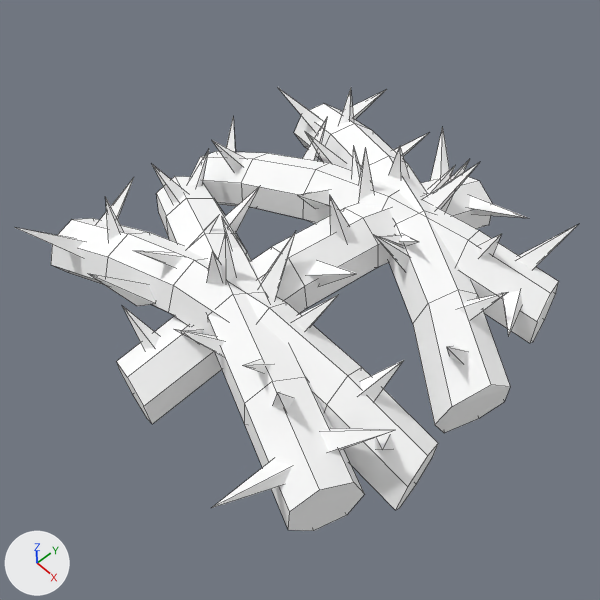
The Blender file scenes/levels/assets/thorns/src/thorns.blend as it was, and as the next commit left it.
The view is the same before and after, from the file's camera 'Camera'. Every picture has the same lights, and +X, +Y and +Z are marked at lower left. Mesh edges are drawn as thin lines.

Names of what the first picture shows: 'ThornsMesh'.
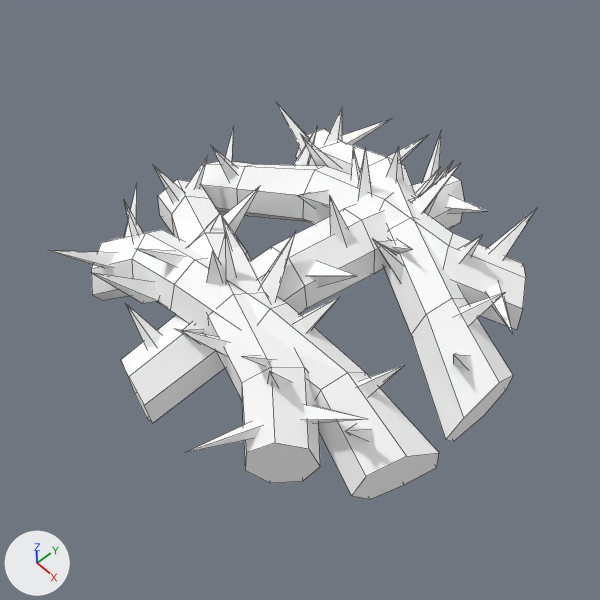
Boxes (x1, y1, x2, y2) around the edits, measured in the pictures (600 x 600 px; the box of a moved part takes in the faces that stretch with it):
'ThornsMesh', reshaped (13% narrower, 10% shorter): before (15, 88, 577, 531); after (48, 102, 537, 499)
part 1 of me_thornsmesh, moved or reshaped: before (188, 150, 209, 187); after (187, 155, 208, 189)
part 2 of me_thornsmesh, moved or reshaped: before (225, 186, 260, 233); after (222, 186, 260, 233)
part 3 of me_thornsmesh, moved or reshaped: before (152, 164, 188, 203); after (154, 166, 184, 203)
part 4 of me_thornsmesh, moved or reshaped: before (205, 215, 219, 231); after (206, 215, 219, 230)
part 5 of me_thornsmesh, moved or reshaped: before (89, 274, 156, 306); after (92, 273, 159, 304)
part 6 of me_thornsmesh, moved or reshaped: before (280, 89, 321, 130); after (276, 102, 310, 152)
part 7 of me_thornsmesh, moved or reshaped: before (459, 292, 508, 320); after (457, 293, 504, 325)
part 8 of me_thornsmesh, moved or reshaped: before (446, 345, 468, 363); after (453, 353, 470, 368)
part 9 of me_thornsmesh, moved or reshaped: before (517, 225, 577, 270); after (488, 208, 537, 260)
part 10 of me_thornsmesh, moved or reshaped: before (212, 140, 245, 171); after (211, 146, 237, 180)
part 11 of me_thornsmesh, moved or reshaped: before (503, 290, 522, 336); after (485, 283, 513, 333)
part 12 of me_thornsmesh, moved or reshaped: before (358, 148, 374, 201); after (358, 149, 371, 199)
part 13 of me_thornsmesh, moved or reshaped: before (123, 307, 159, 349); after (126, 304, 161, 348)
part 14 of me_thornsmesh, moved or reshaped: before (15, 88, 559, 531); after (48, 107, 526, 499)

Patch to the scene script:
```diff
--- a/scenes/levels/assets/thorns/src/thorns.blend.py
+++ b/scenes/levels/assets/thorns/src/thorns.blend.py
@@ me_thornsmesh @@
 # used by ob_thornsmesh; location = (0.0, 0.0, 0.0)
-me_thornsmesh.from_pydata(...)  # 460 vertices, 385 faces; spans x -1.08..1.03, y -1.11..1.22, z -0.02..0.77
+me_thornsmesh.from_pydata(...)  # 460 vertices, 385 faces; spans x -1.03..1.01, y -1.05..1.03, z -0.02..0.77
+# me_thornsmesh part 1: the loose piece of 5 vertices spanning x -0.89..-0.77, y -0.18..0.07, z 0.22..0.5 is multiplied about its middle by the matrix ((0.95, 0.089, 0.059), (-0.086, 0.951, -0.04), (-0.062, 0.035, 0.953)), then moved by (0.02, -0.03, 0.0)
+# me_thornsmesh part 2: the loose piece of 5 vertices spanning x -0.45..-0.3, y -0.3..-0.04, z 0.36..0.64 is moved by (-0.01, 0.01, 0.0)
+# me_thornsmesh part 3: the loose piece of 5 vertices spanning x -0.85..-0.63, y -0.27..-0.13, z 0.3..0.58 is scaled about its middle by (0.858, 0.843, 1), then moved by (-0.01, 0.0, 0.0)
+# me_thornsmesh part 4: the loose piece of 5 vertices spanning x -0.4..-0.26, y -0.58..-0.27, z 0.36..0.6 is multiplied about its middle by the matrix ((0.963, 0.033, 0.002), (-0.033, 0.963, -0.027), (-0.003, 0.027, 0.964)), then moved by (-0.01, 0.01, 0.0)
+# me_thornsmesh part 5: the loose piece of 5 vertices spanning x -0.35..-0.22, y -0.91..-0.65, z 0.38..0.67 is scaled about its middle by (0.897, 1.04, 1), then moved by (0.0, 0.02, 0.0)
+# me_thornsmesh part 6: the loose piece of 5 vertices spanning x -0.94..-0.65, y 0.63..0.83, z 0.32..0.58 is multiplied about its middle by the matrix ((0.903, 0.252, 0.012), (-0.252, 0.899, 0.094), (0.013, -0.093, 0.933)), then moved by (0.11, -0.16, 0.0)
+# me_thornsmesh part 7: the loose piece of 5 vertices spanning x 0.61..0.83, y 0.18..0.3, z 0.3..0.58 is multiplied about its middle by the matrix ((0.97, -0.222, -0.012), (0.222, 0.97, 0.024), (0.006, -0.027, 0.995)), then moved by (0.01, -0.03, 0.0)
+# me_thornsmesh part 8: the loose piece of 5 vertices spanning x 0.74..0.86, y -0.04..0.21, z 0.22..0.5 is multiplied about its middle by the matrix ((0.969, -0.181, -0.043), (0.182, 0.97, 0.005), (0.041, -0.013, 0.986)), then moved by (0.03, -0.01, 0.0)
+# me_thornsmesh part 9: the loose piece of 5 vertices spanning x 0.64..0.8, y 0.58..0.87, z 0.32..0.58 is multiplied about its middle by the matrix ((0.955, -0.325, 0.041), (0.325, 0.956, 0.011), (-0.042, 0.003, 1.009)), then moved by (-0.14, -0.07, 0.0)
+# me_thornsmesh part 10: the loose piece of 5 vertices spanning x -0.8..-0.65, y 0.06..0.29, z 0.3..0.58 is scaled about its middle by (0.9, 0.678, 1), then moved by (0.03, -0.07, 0.0)
+# me_thornsmesh part 11: the loose piece of 5 vertices spanning x 0.68..0.92, y 0.22..0.59, z 0.3..0.45 is multiplied about its middle by the matrix ((0.937, -0.328, -0.016), (0.328, 0.937, -0.016), (0.02, 0.01, 0.993)), then moved by (-0.05, -0.02, 0.0)
+# me_thornsmesh part 12: the loose piece of 5 vertices spanning x -0.05..0.08, y 0.27..0.41, z 0.47..0.77 is multiplied about its middle by the matrix ((0.997, 0.067, -0.009), (-0.066, 0.997, 0.022), (0.011, -0.021, 0.999)), then moved by (0.0, -0.01, 0.0)
+# me_thornsmesh part 13: the loose piece of 5 vertices spanning x -0.24..0.01, y -0.86..-0.73, z 0.22..0.5 is moved by (0.0, 0.01, 0.0)
+# me_thornsmesh part 14: 302 of 460 vertices moved; they spanned x -1.08..1.03, y -1.11..1.22, z -0.02..0.77 and now span x -1.03..1.01, y -1.05..1.03, z -0.02..0.77; mean shift (0.0, -0.03, 0.0); largest move (-0.94, -0.87, 0.23) -> (-0.63, -0.83, 0.23)
 me_thornsmesh.materials.append(mat_thorns)
```
